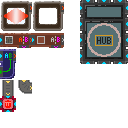
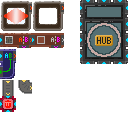
The second 128 x 128 image is a revision of the first. Changes to its layers:
painted on "Paint Layer 1" over [87,23,121,57]
